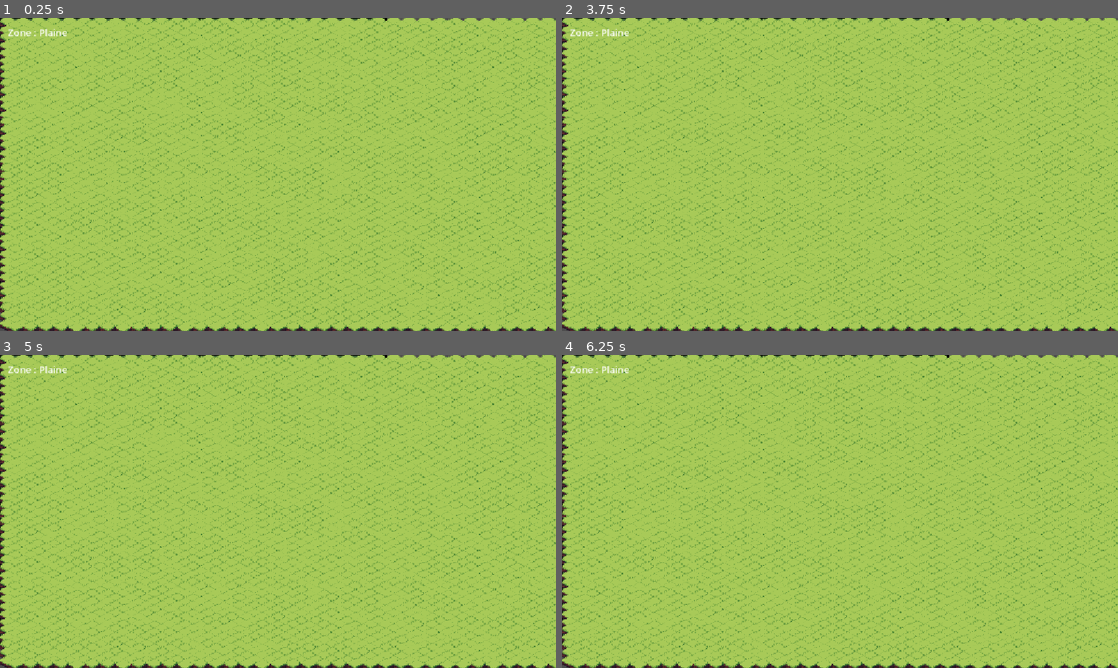
Above: before the commit, frames 1-4 (two rows, left to right).
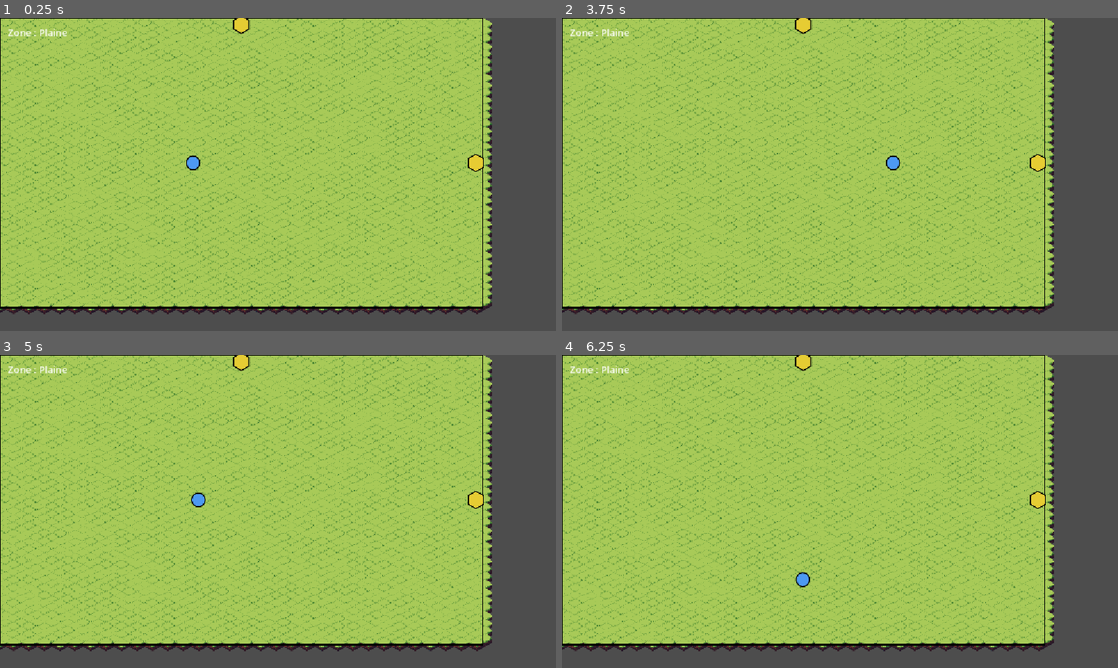
Above: after the commit, the same moments.

Repository: Manyann/Jdrpg
Game: Godot game, scene res://scripts/node_2d.tscn
Same seed, same stepped clock (60 frames per second), same inputs: the game is played once before the commit and once after it. This scene is started directly instead of the project's main scene.
Inputs (mouse positions are in pixels of both pictures, inside the frame that each line leads up to):
- Up to frame 1 (0.25 s): no input
- Up to frame 2 (3.75 s): tap Enter at 0.5 s; move the mouse to (962, 158) at 0.52 s; hold D 0.53-1.28 s; click (962, 158) at 0.67 s; move the mouse to (728, 190) at 1.27 s; hold S 1.28-2.03 s; click (728, 190) at 1.42 s; move the mouse to (895, 105) at 2.02 s; hold D 2.03-2.78 s; click (895, 105) at 2.17 s; move the mouse to (812, 237) at 2.77 s; hold W 2.78-3.53 s; click (812, 237) at 2.92 s; move the mouse to (1006, 221) at 3.52 s; hold A from 3.53 s (still down); click (1006, 221) at 3.67 s
- Up to frame 3 (5 s): keep holding A; move the mouse to (111, 464) at 4.27 s; click (111, 464) at 4.42 s
- Up to frame 4 (6.25 s): move the mouse to (867, 511) at 5.02 s; release A at 5.03 s; hold S 5.03-5.78 s; click (867, 511) at 5.17 s; move the mouse to (756, 433) at 5.77 s; hold D from 5.78 s (still down); click (756, 433) at 5.92 s

The runs differ from the first frame. In frame 1, 36% of the frame differs, in the area x 0-100%, y 0-100%; in frame 2, 36%; in frame 3, 36%; in frame 4, 36%.

Commit message:
feat : map size + z index

Diff:
--- a/scripts/world_map.gd
+++ b/scripts/world_map.gd
@@ -25,9 +25,8 @@
 
 const ZONES: Dictionary = {
 	"Plaine": {
-		"width": 800,
+		"width": 1000,
 		"height": 600,
-		"background_color": Color(0.25, 0.4, 0.22),
 		"exits": {"east": "Foret", "north": "Village"},
 		"encounter_chance": 5,
 		"encounter_table": [
@@ -36,9 +35,8 @@
 		],
 	},
 	"Foret": {
-		"width": 800,
+		"width": 1000,
 		"height": 600,
-		"background_color": Color(0.12, 0.25, 0.12),
 		"exits": {"west": "Plaine"},
 		"encounter_chance": 10,
 		"encounter_table": [
@@ -46,9 +44,8 @@
 		],
 	},
 	"Village": {
-		"width": 800,
+		"width": 1000,
 		"height": 600,
-		"background_color": Color(0.35, 0.32, 0.22),
 		"exits": {"south": "Plaine"},
 		"encounter_chance": 0,  # Zone sûre : pas de rencontres.
 		"encounter_table": [],
--- a/scripts/zone.gd
+++ b/scripts/zone.gd
@@ -3,9 +3,9 @@
 # ============================================================
 # zone.gd
 # Scène d'exploration : représente UNE zone bornée (façon Dofus), avec
-# déplacement libre du joueur (WASD/flèches), changement de zone en
-# touchant un bord, et un jet de rencontre unique à l'entrée dans
-# chaque zone (rester/se balader n'augmente pas les chances).
+# déplacement libre du joueur (WASD/flèches ou clic), changement de
+# zone en touchant un bord, et un jet de rencontre unique à l'entrée
+# dans chaque zone (rester/se balader n'augmente pas les chances).
 #
 # Cette MÊME scène est réutilisée pour toutes les zones : à chaque
 # changement, WorldManager met à jour la zone/position courante puis
@@ -31,15 +31,14 @@
 const EDGE_MARGIN := 24.0          # Distance du bord qui déclenche une sortie de zone.
 const MOVE_SPEED := 220.0          # Pixels par seconde.
 
-## Dimensions de la zone EN CASES du TileMap (pas en pixels) pour la
-## génération procédurale du sol. Indépendant de zone_data.width/height
-## (qui restent en pixels, pour les limites de déplacement de l'avatar).
-## Assez grand pour que le losange isométrique généré dépasse largement
-## les bords de la zone dans tous les sens (mieux vaut trop que pas
-## assez : l'excédent est juste hors-champ, sans impact visuel ni
-## perf notable).
-const MAP_COLS := 40
-const MAP_ROWS := 40
+## Dimensions de la grille générée EN CASES (pas en pixels). Rectangle
+## volontairement plus large en hauteur qu'en largeur (36x80) : une
+## grille isométrique forme un LOSANGE, pas un rectangle, donc une
+## forme allongée couvre mieux un écran large et bas qu'une grille
+## carrée. Ajuste ces deux chiffres si l'avertissement de couverture
+## apparaît dans la console (voir _center_terrain_on_zone).
+const MAP_COLS := 32
+const MAP_ROWS := 75
 
 # Référence au node TileMapLayer enfant (voir instructions d'installation
 # en haut du fichier). Reste null si absent — le fond coloré uni de
@@ -78,49 +77,71 @@
 	if _terrain_tilemap == null:
 		return
 
+	# Important : un node enfant se dessine normalement PAR-DESSUS le
+	# contenu de _draw() de son parent (le personnage, les marqueurs de
+	# sortie...). On force le sol à rester en arrière-plan.
+	_terrain_tilemap.z_index = -1
+	_terrain_tilemap.y_sort_enabled = true
+
+	var ground_tiles = _build_ground_layout()
+	_apply_tile_layout(ground_tiles)
+	_center_terrain_on_zone(ground_tiles.keys())
+
+# Construit le dictionnaire "quelles tuiles où" : clé = coordonnée de
+# case (Vector2i x, y dans la grille du TileMap), valeur = coordonnée
+# de la tuile correspondante dans l'atlas (Vector2i colonne, ligne).
+# Séparé de _apply_tile_layout() exprès : cette fonction pourra plus
+# tard être remplacée par une disposition dessinée à la main (un
+# dictionnaire écrit directement dans WorldMap, par exemple) sans
+# toucher au code qui l'affiche.
+func _build_ground_layout() -> Dictionary:
+	var layout: Dictionary = {}
+	var grass_variants = [Vector2i(0, 2), Vector2i(1, 2), Vector2i(2, 2)]
+
+	for x in range(MAP_COLS):
+		for y in range(MAP_ROWS):
+			layout[Vector2i(x, y)] = grass_variants[randi() % grass_variants.size()]
+
+	return layout
+
+# Applique un dictionnaire coordonnée -> tuile d'atlas (voir
+# _build_ground_layout) au TileMapLayer.
+func _apply_tile_layout(layout: Dictionary) -> void:
 	var source_id = 0  # Suppose une seule Atlas Source dans le TileSet.
-	var grass_variants = [Vector2i(0, 2), Vector2i(1, 2), Vector2i(2, 2)]
-
-	_terrain_tilemap.y_sort_enabled = true
-
-	for x in range(36):
-		for y in range(80):
-			var tile_coord = grass_variants[randi() % grass_variants.size()]
-			_terrain_tilemap.set_cell(Vector2i(x, y), source_id, tile_coord)
-
-	#_center_terrain_on_zone()
+	for coord in layout.keys():
+		_terrain_tilemap.set_cell(coord, source_id, layout[coord])
 
 # Centre le TileMapLayer sur le rectangle de la zone. Plutôt que de
 # deviner la formule de conversion case -> pixel (qui dépend de la
 # config exacte du TileSet — forme, axe de décalage...), on demande
-# directement à Godot via map_to_local() la position réelle des 4
-# coins de la grille générée, puis on centre cette boîte englobante
-# sur le rectangle de la zone. Fiable quelle que soit la config.
-func _center_terrain_on_zone() -> void:
-	var corners = [
-		_terrain_tilemap.map_to_local(Vector2i(0, 0)),
-		_terrain_tilemap.map_to_local(Vector2i(MAP_COLS - 1, 0)),
-		_terrain_tilemap.map_to_local(Vector2i(0, MAP_ROWS - 1)),
-		_terrain_tilemap.map_to_local(Vector2i(MAP_COLS - 1, MAP_ROWS - 1)),
-	]
-
-	var min_x = corners[0].x
-	var max_x = corners[0].x
-	var min_y = corners[0].y
-	var max_y = corners[0].y
-	for c in corners:
-		min_x = min(min_x, c.x)
-		max_x = max(max_x, c.x)
-		min_y = min(min_y, c.y)
-		max_y = max(max_y, c.y)
-
-	var zone_w = zone_data.get("width", 800)
+# directement à Godot via map_to_local() la position réelle des cases
+# aux coins de la disposition fournie, puis on centre cette boîte
+# englobante sur le rectangle de la zone. Fiable quelle que soit la
+# config, et quelle que soit la forme du dictionnaire de cases (pas
+# besoin qu'il soit un rectangle plein).
+func _center_terrain_on_zone(coords: Array) -> void:
+	if coords.is_empty():
+		return
+
+	var min_x = INF
+	var max_x = -INF
+	var min_y = INF
+	var max_y = -INF
+
+	for coord in coords:
+		var p = _terrain_tilemap.map_to_local(coord)
+		min_x = min(min_x, p.x)
+		max_x = max(max_x, p.x)
+		min_y = min(min_y, p.y)
+		max_y = max(max_y, p.y)
+
+	var zone_w = zone_data.get("width", 2000)
 	var zone_h = zone_data.get("height", 600)
-	var diamond_w = max_x - min_x
-	var diamond_h = max_y - min_y
-
-	if diamond_w < zone_w or diamond_h < zone_h:
-		push_warning("zone.gd: le sol généré (%.0fx%.0f) est plus petit que la zone (%.0fx%.0f) — augmente MAP_COLS/MAP_ROWS." % [diamond_w, diamond_h, zone_w, zone_h])
+	var layout_w = max_x - min_x
+	var layout_h = max_y - min_y
+
+	if layout_w < zone_w or layout_h < zone_h:
+		push_warning("zone.gd: le sol généré (%.0fx%.0f) est plus petit que la zone (%.0fx%.0f) — augmente MAP_COLS/MAP_ROWS." % [layout_w, layout_h, zone_w, zone_h])
 
 	_terrain_tilemap.position = Vector2(
 		zone_w / 2.0 - (min_x + max_x) / 2.0,
@@ -161,7 +182,7 @@
 func _unhandled_input(event: InputEvent) -> void:
 	if event is InputEventMouseButton and event.pressed and event.button_index == MOUSE_BUTTON_LEFT:
 		var target = get_local_mouse_position()
-		target.x = clamp(target.x, 0, zone_data.get("width", 800))
+		target.x = clamp(target.x, 0, zone_data.get("width", 2000))
 		target.y = clamp(target.y, 0, zone_data.get("height", 600))
 		_click_target = target
 		_has_click_target = true
@@ -206,14 +227,14 @@
 		return  # La scène va être rechargée, pas la peine de continuer.
 
 func _clamp_to_bounds() -> void:
-	avatar_pos.x = clamp(avatar_pos.x, 0, zone_data.get("width", 800))
+	avatar_pos.x = clamp(avatar_pos.x, 0, zone_data.get("width", 2000))
 	avatar_pos.y = clamp(avatar_pos.y, 0, zone_data.get("height", 600))
 
 # Renvoie true si une transition de zone a été déclenchée (la scène va
 # être rechargée juste après).
 func _check_edge_transition() -> bool:
 	var exits = zone_data.get("exits", {})
-	var w = zone_data.get("width", 800)
+	var w = zone_data.get("width", 2000)
 	var h = zone_data.get("height", 600)
 
 	if avatar_pos.x <= EDGE_MARGIN and exits.has("west"):
@@ -237,7 +258,7 @@
 # donne l'impression de continuité entre les deux zones.
 func _travel(target_zone: String, arrival_edge: String) -> void:
 	var target_data = WorldMap.get_zone(target_zone)
-	var tw = target_data.get("width", 800)
+	var tw = target_data.get("width", 2000)
 	var th = target_data.get("height", 600)
 
 	var spawn := Vector2.ZERO
@@ -289,11 +310,11 @@
 	_encounter_popup.visible = false
 
 func _draw() -> void:
-	var w = zone_data.get("width", 800)
+	var w = zone_data.get("width", 2000)
 	var h = zone_data.get("height", 600)
-	var bg_color = zone_data.get("background_color", Color(0.2, 0.2, 0.2))
-
-	draw_rect(Rect2(0, 0, w, h), bg_color)
+
+	# Contour de la zone (repère visuel des limites) — plus de
+	# remplissage de couleur uni, le TileMapLayer affiche le vrai décor.
 	draw_rect(Rect2(0, 0, w, h), Color.BLACK, false, 3.0)
 
 	# Marqueurs de sortie : un hexagone, même couleur pour tous, positionné
